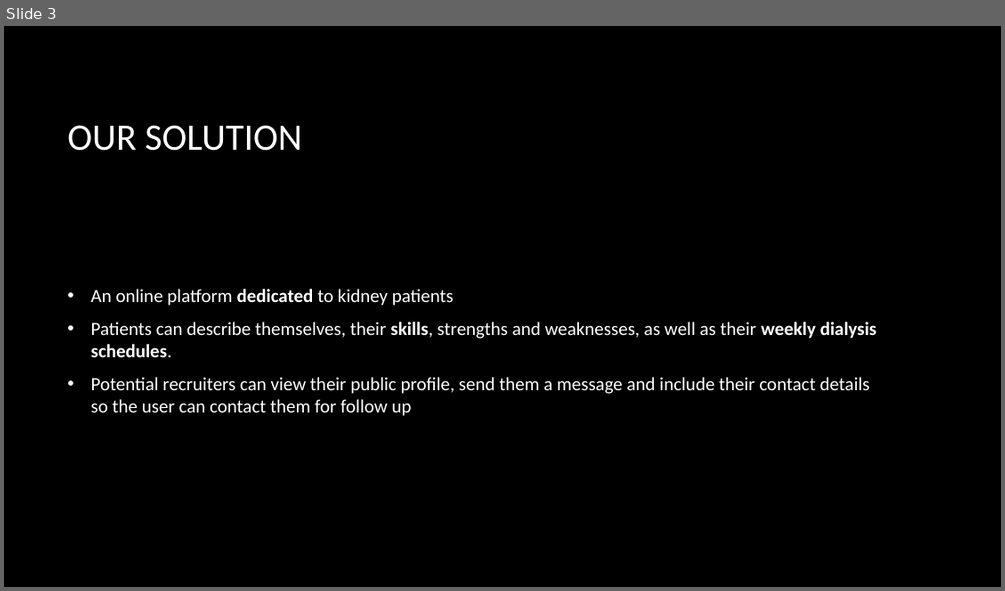
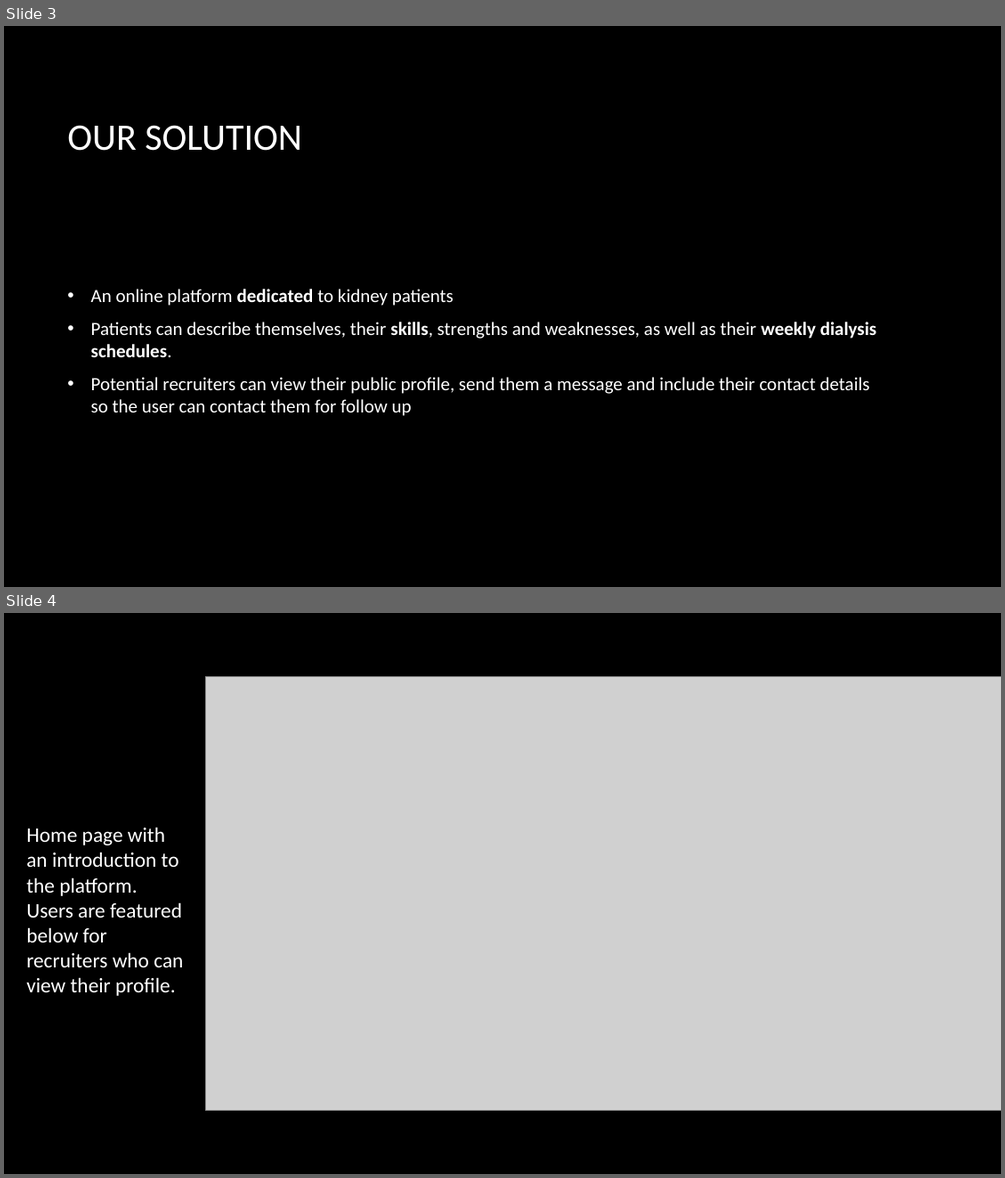
Before and after one commit to Bombbird2001/Hack4Good2023, a slide deck: Kidnet Pitch Deck.pptx. Shown one above the other, each under a label of ours: slide 3 before the commit, slides 3 and 4 after it. The pictures are 1005x591 and 1005x1178 pixels, drawn with LibreOffice and Linux fonts; fonts in the diff are those of the drawing; grey boxes stand for pictures; background and template pictures are left out. Boxes give left, top, right and bottom in pixels: in the first picture for what was removed or moved away, otherwise in the second. Text is boxed around its words. In the diff, an @@ line names an element or a change of style, - is before the commit and + after.

Commit message:
Update pitch deck

```diff
--- a/Kidnet Pitch Deck.pptx
+++ b/Kidnet Pitch Deck.pptx
@@ slide 4 added at (4, 613, 1001, 1174), background picture (left out) @@
@@ picture added at (205, 676, 1001, 1110) @@
@@ text added at (26, 827, 183, 996), 20 pt, text #FFFFFF @@
+Home page with an introduction to the platform. Users are featured below for recruiters who can view their profile.
```
